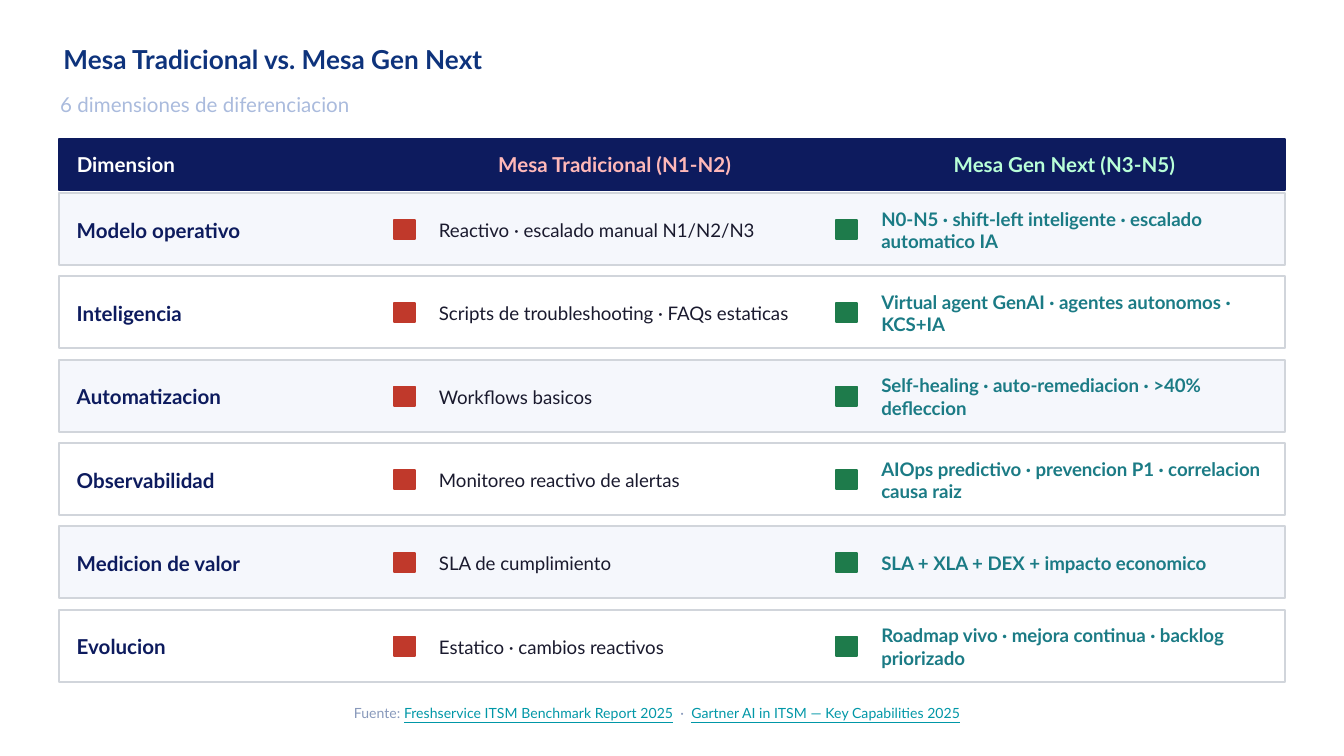
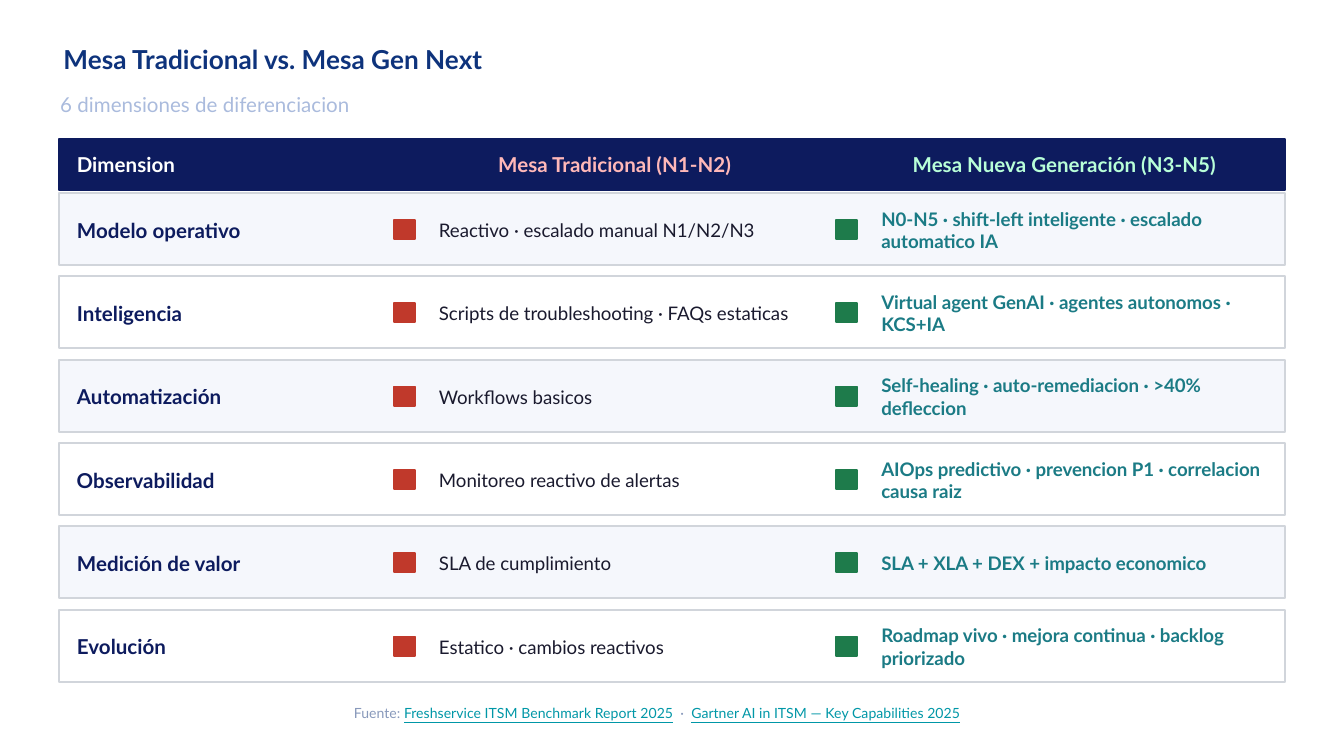
Before and after one commit to nataliazarthapersonalsoft/mesadeservicio-modernizacionaplicaciones, a slide deck: slide 15 of 01-Ideacion/01-benchmarking/Benchmarking Mesa de Servicio.pptx. Drawn at 1344x756 pixels with LibreOffice and Linux fonts; fonts in the diff are those of the drawing; background and template pictures are left out. Boxes give left, top, right and bottom in pixels: in the first picture for what was removed or moved away, otherwise in the second. Text is boxed around its words. In the diff, an @@ line names an element or a change of style, - is before the commit and + after.

```diff
--- a/01-Ideacion/01-benchmarking/Benchmarking Mesa de Servicio.pptx
+++ b/01-Ideacion/01-benchmarking/Benchmarking Mesa de Servicio.pptx
@@ text at <box>913,156,1215,175</box>: text changed @@
-Mesa Gen Next (N3-N5)
+Mesa Nueva Generación (N3-N5)
@@ text at <box>77,388,221,404</box>: text changed @@
-Automatizacion
+Automatización
@@ text at <box>77,555,241,571</box>: text changed @@
-Medicion de valor
+Medición de valor
@@ text at <box>77,638,166,654</box>: text changed @@
-Evolucion
+Evolución
```
Also in this commit, not shown: 7 other slides changed, 1 slide added, 3 other files.
